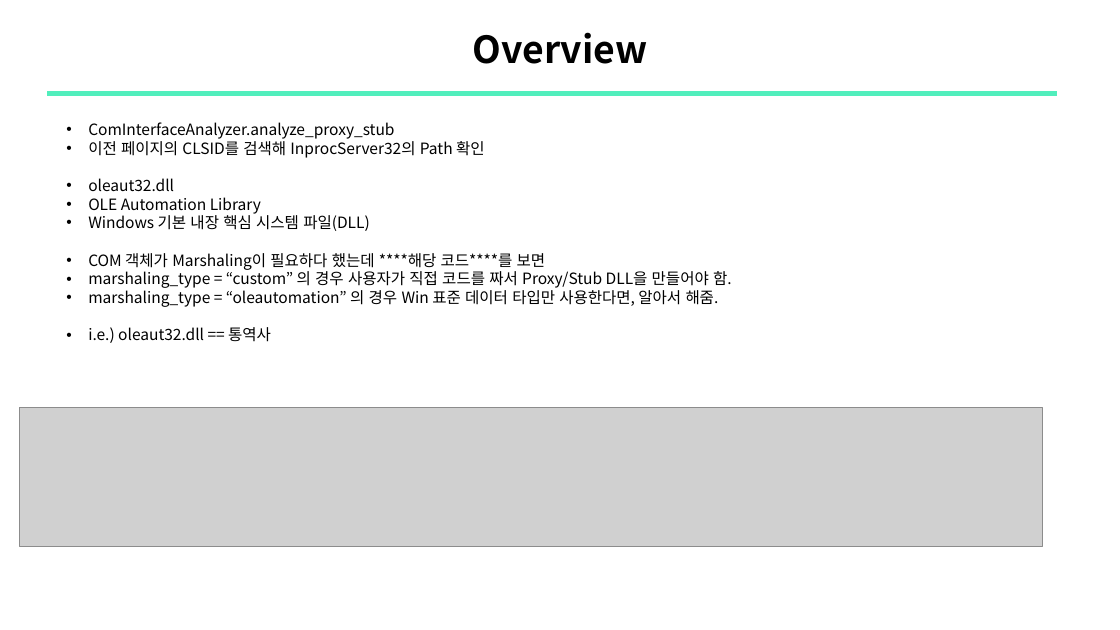
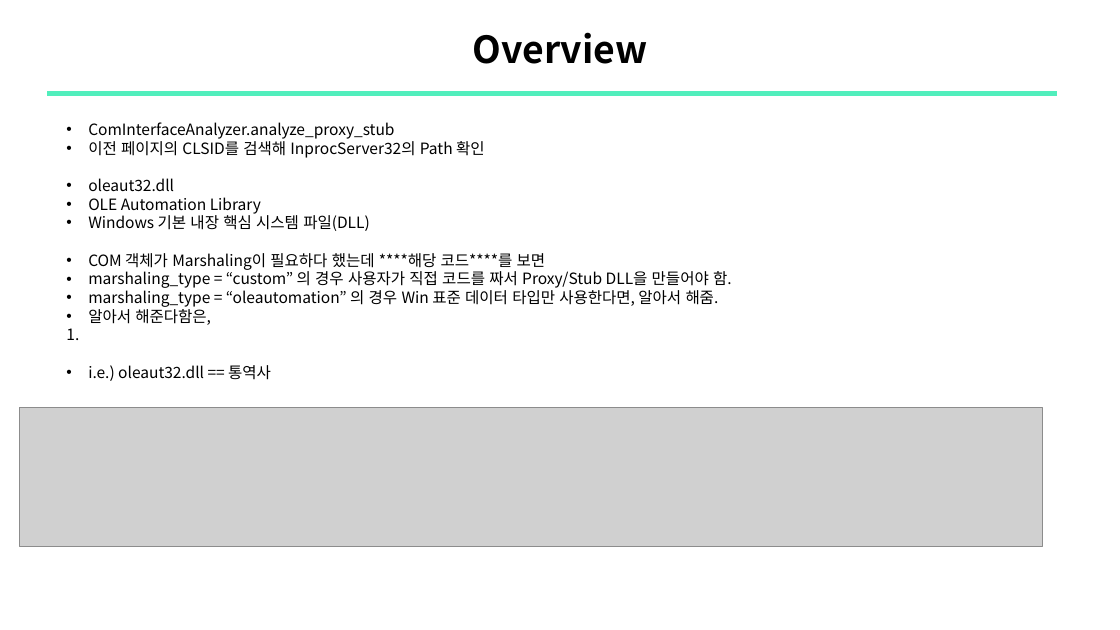
Before and after one commit to sewonpark292/SSL-Seminar, a slide deck: slide 30 of 16_COMrade_ABE_Analysis.pptx (slide 26 before the commit). Drawn at 1120x630 pixels with LibreOffice and Linux fonts; fonts in the diff are those of the drawing; grey boxes stand for pictures. Boxes give left, top, right and bottom in pixels: in the first picture for what was removed or moved away, otherwise in the second. Text is boxed around its words. In the diff, an @@ line names an element or a change of style, - is before the commit and + after.

```diff
--- a/16_COMrade_ABE_Analysis.pptx
+++ b/16_COMrade_ABE_Analysis.pptx
@@ text at (x1=66, y1=306, x2=211, y2=340): paragraphs added @@
+    • 알아서 해준다함은,
+    1.
```
Also in this commit, not shown: 6 other slides changed, 4 slides added.
